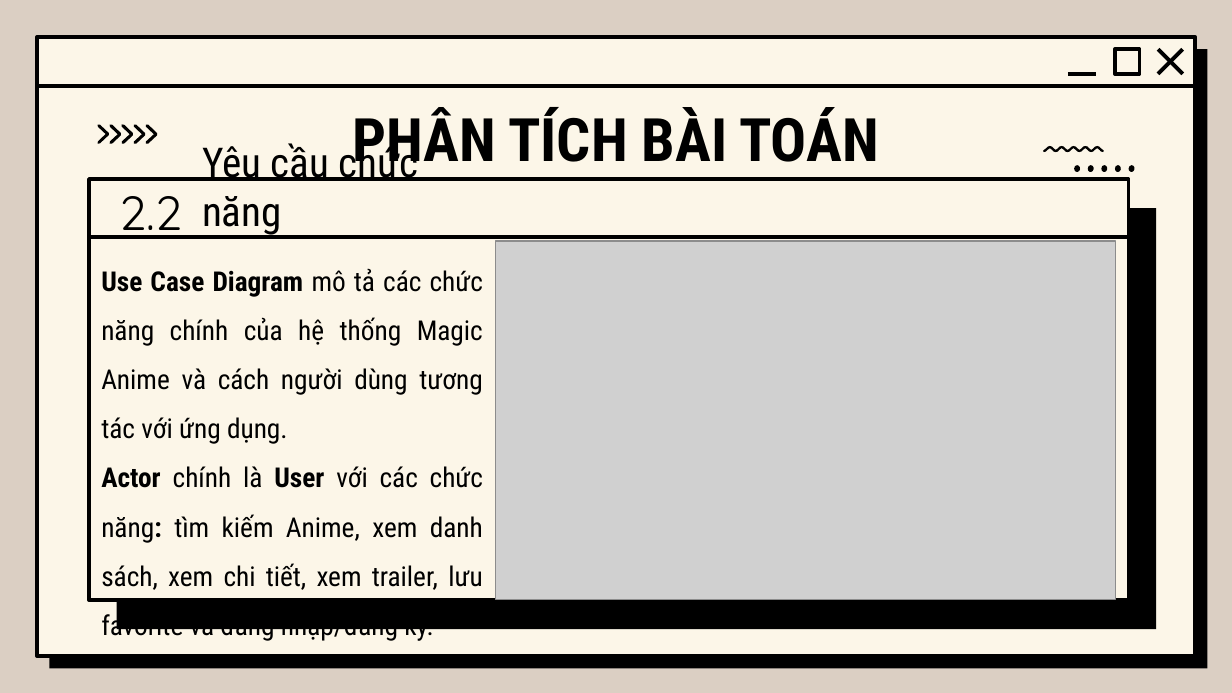
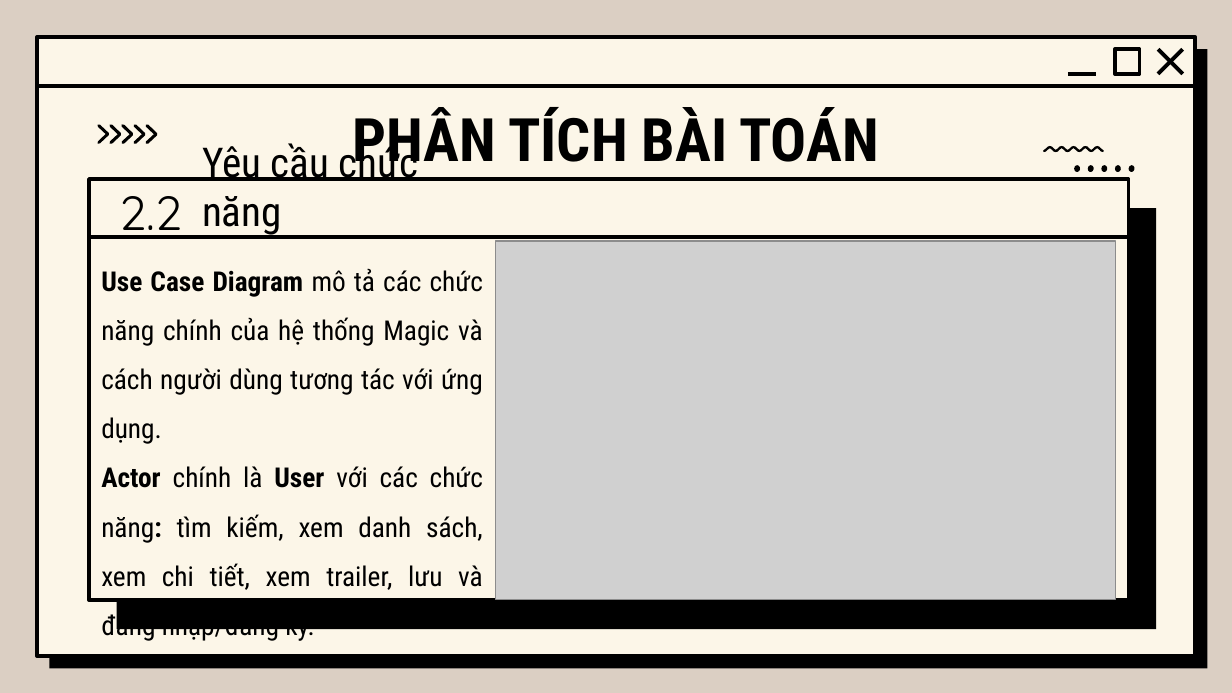
Before and after one commit to Manhwa-Academy/trailer, a slide deck: slide 14 of baocao/báo cáo.pptx. Drawn at 1232x693 pixels with LibreOffice and Linux fonts; fonts in the diff are those of the drawing; grey boxes stand for pictures; background and template pictures are left out. Boxes give left, top, right and bottom in pixels: in the first picture for what was removed or moved away, otherwise in the second. Text is boxed around its words. In the diff, an @@ line names an element or a change of style, - is before the commit and + after.

```diff
--- a/baocao/báo cáo.pptx
+++ b/baocao/báo cáo.pptx
@@ text at (x1=101, y1=268, x2=483, y2=590): text changed @@
-Use Case Diagram mô tả các chức năng chính của hệ thống Magic Anime và cách người dùng tương tác với ứng dụng.
-Actor chính là User với các chức năng: tìm kiếm Anime, xem danh sách, xem chi tiết, xem trailer, lưu favorite và đăng nhập/đăng ký.
+Use Case Diagram mô tả các chức năng chính của hệ thống Magic và cách người dùng tương tác với ứng dụng.
+Actor chính là User với các chức năng: tìm kiếm, xem danh sách, xem chi tiết, xem trailer, lưu và đăng nhập/đăng ký.
```
Also in this commit, not shown: 14 other slides changed.
